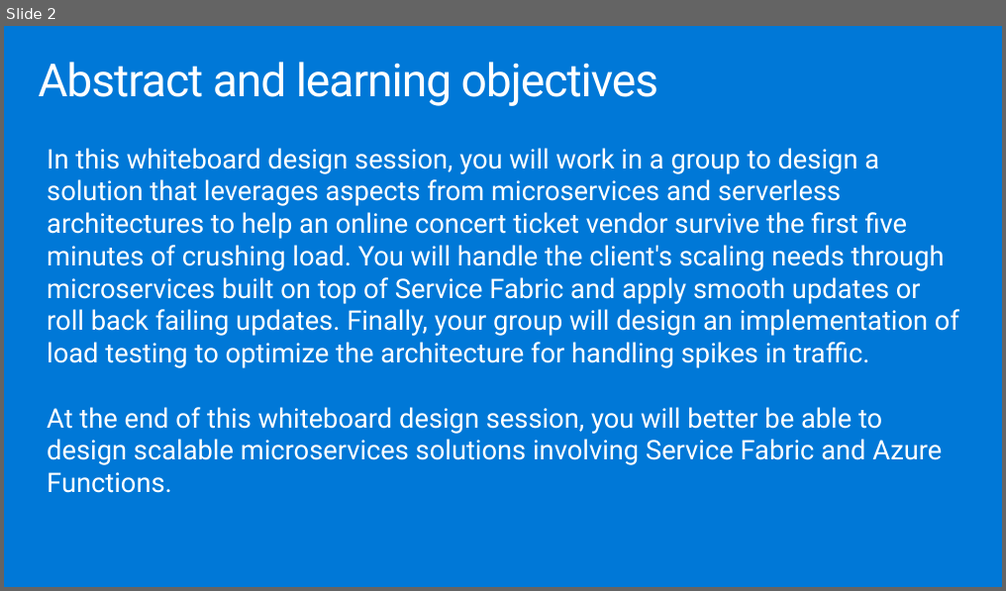
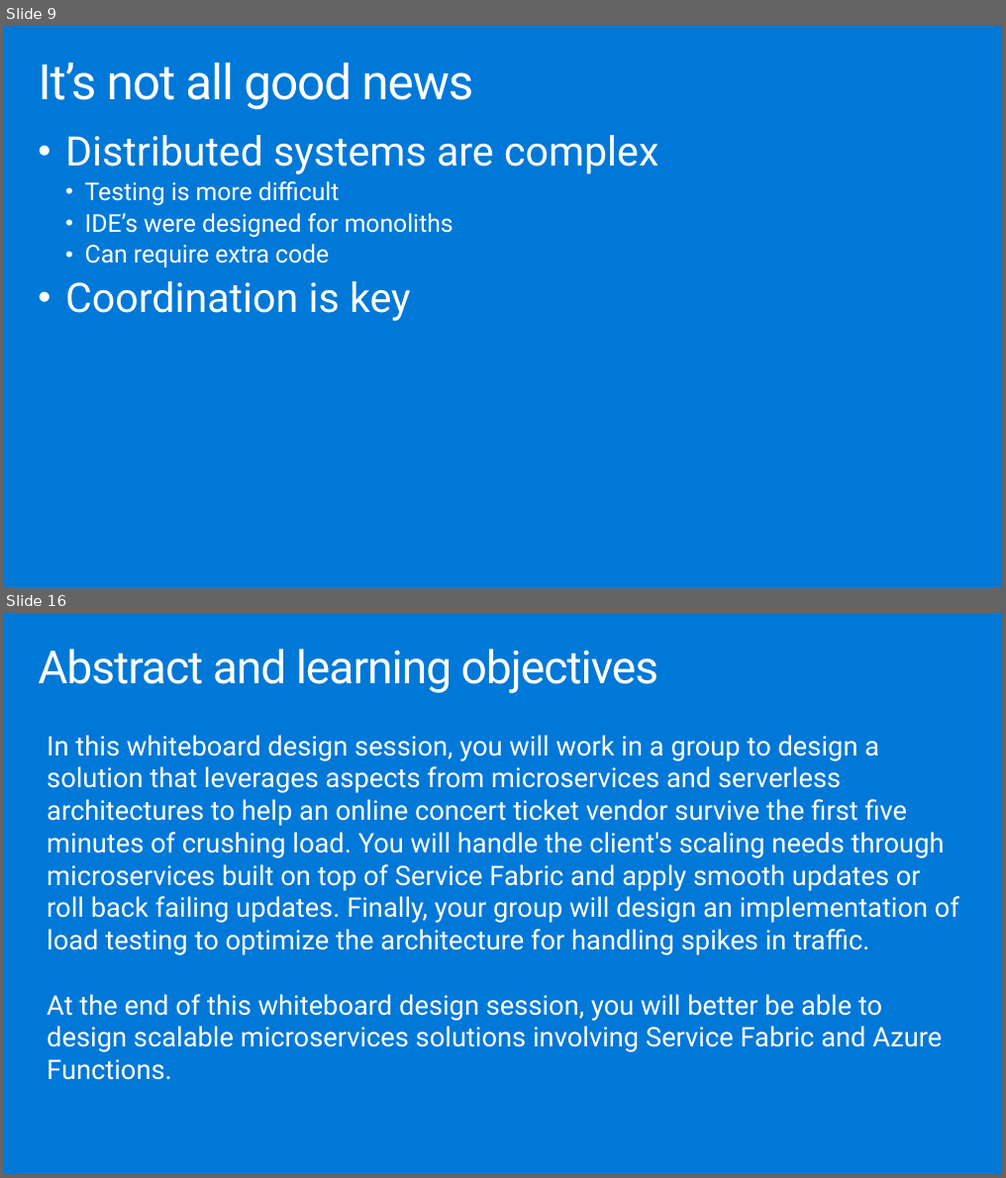
Before and after one commit to yellowbrickcode/MCW-Microservices-architecture, a slide deck: Whiteboard design session/WDS trainer presentation - Microservices architecture.pptx. Shown one above the other, each under a label of ours: slide 2 before the commit, slides 9 and 16 after it; the slides between them are not shown. The pictures are 1006x591 and 1006x1178 pixels, drawn with LibreOffice and Linux fonts; fonts in the diff are those of the drawing. Boxes give left, top, right and bottom in pixels: in the first picture for what was removed or moved away, otherwise in the second. Text is boxed around its words. In the diff, an @@ line names an element or a change of style, - is before the commit and + after.

```diff
--- a/Whiteboard design session/WDS trainer presentation - Microservices architecture.pptx
+++ b/Whiteboard design session/WDS trainer presentation - Microservices architecture.pptx
@@ slide 9 added at (4, 26, 1002, 587), background #0078D7 @@
@@ title added at (38, 63, 473, 110), 47 pt, text #FFFFFF @@
+It’s not all good news
@@ text added at (65, 135, 658, 321), 23.5 pt, text #FFFFFF @@
+• Distributed systems are complex
+  • Testing is more difficult
+  • IDE’s were designed for monoliths
+  • Can require extra code
+• Coordination is key
@@ what was slide 2 is now slide 16 @@
```
Also in this commit, not shown: 1 slide changed, 13 other slides added.
